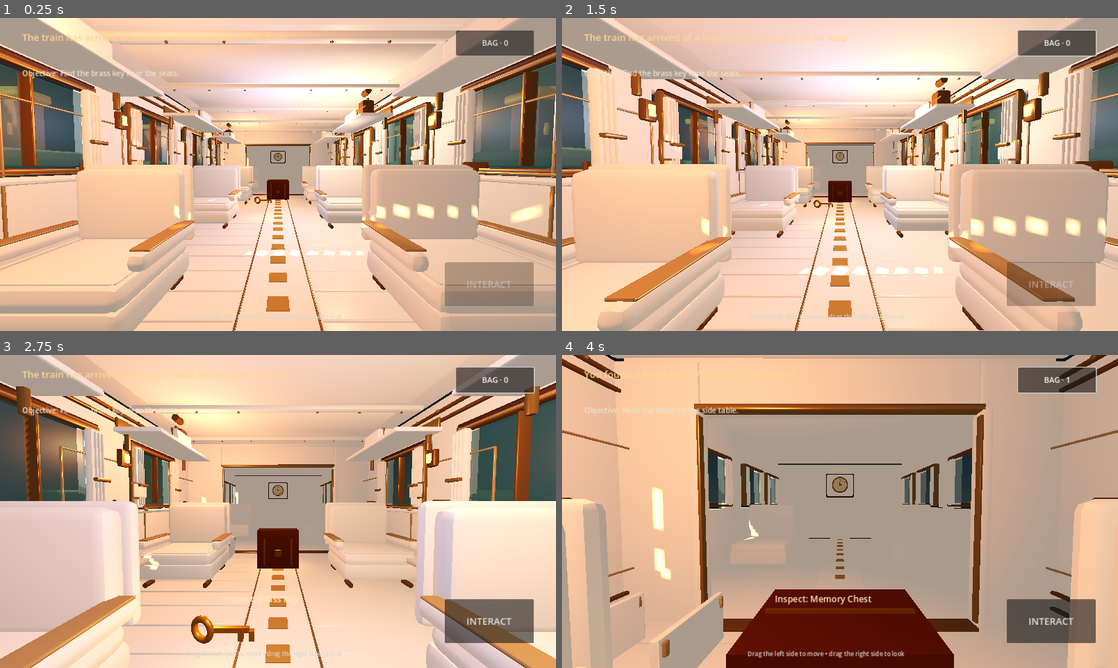
Above: before the commit, frames 1-4 (two rows, left to right).
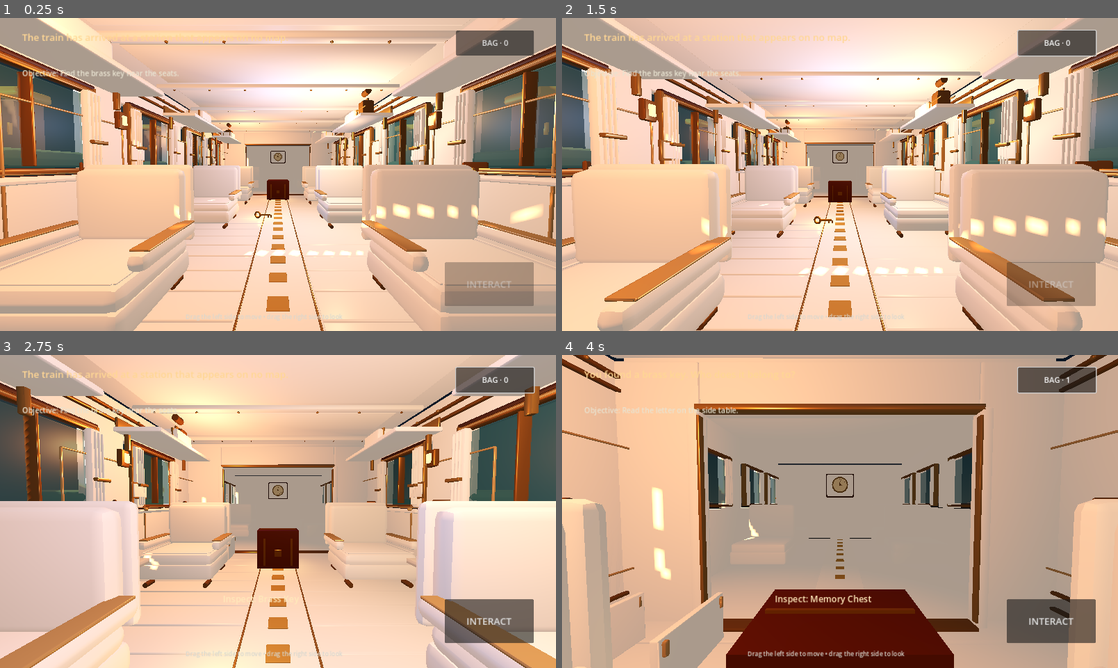
Above: after the commit, the same moments.

Repository: bdssmdkacem-dot/lost-things-express
Game: Godot game, scene res://scenes/main.tscn
Two runs of this game, one before a commit and one after it. Both use one fixed random seed, a clock stepped at 60 frames per second and the inputs below.
Inputs (mouse positions are in pixels of both pictures, inside the frame that each line leads up to):
- Up to frame 1 (0.25 s): no input
- Up to frame 2 (1.5 s): click "BAG · 0" at 0.5 s; tap Enter at 1.25 s; move the mouse to (867, 174) at 1.27 s; hold W (move_forward) from 1.28 s (still down); tap E at 1.35 s; click (867, 174) at 1.42 s
- Up to frame 3 (2.75 s): keep holding W (move_forward); move the mouse to (250, 511) at 2.02 s; tap E at 2.1 s
- Up to frame 4 (4 s): keep holding W (move_forward); move the mouse to (851, 505) at 2.77 s; tap E at 2.85, 3.6 s; move the mouse to (834, 517) at 3.52 s; click (834, 517) at 3.67 s

The runs differ from the first frame. In frame 1, less than 0.1% of the frame differs, in the area x 42-50%, y 55-68%; in frame 2, less than 0.1%; in frame 3, 0.6%, in the area x 6-52%, y 77-100%; in frame 4, nothing differs.

Commit message:
fix: place brass key on the carriage floor

Diff:
--- a/scripts/main.gd
+++ b/scripts/main.gd
@@ -118,7 +118,7 @@
 		push_warning("Carriage GLB missing; using fallback geometry.")
 		_build_procedural_carriage()
 
-	_create_interactable("Brass Key", Vector3(-0.45, 0.55, -1.1), Color(0.95, 0.62, 0.16), "key")
+	_create_interactable("Brass Key", Vector3(-0.45, 0.12, -1.1), Color(0.95, 0.62, 0.16), "key")
 	# Place the letter visibly on the aisle-side edge of an ivory-marble table.
 	_create_interactable("Torn Letter", Vector3(1.95, 0.83, 1.15), Color(0.86, 0.77, 0.59), "letter")
 	_create_interactable("Memory Chest", Vector3(0.0, 0.45, -4.45), Color(0.33, 0.12, 0.055), "chest", Vector3(0.95, 0.75, 0.65))
